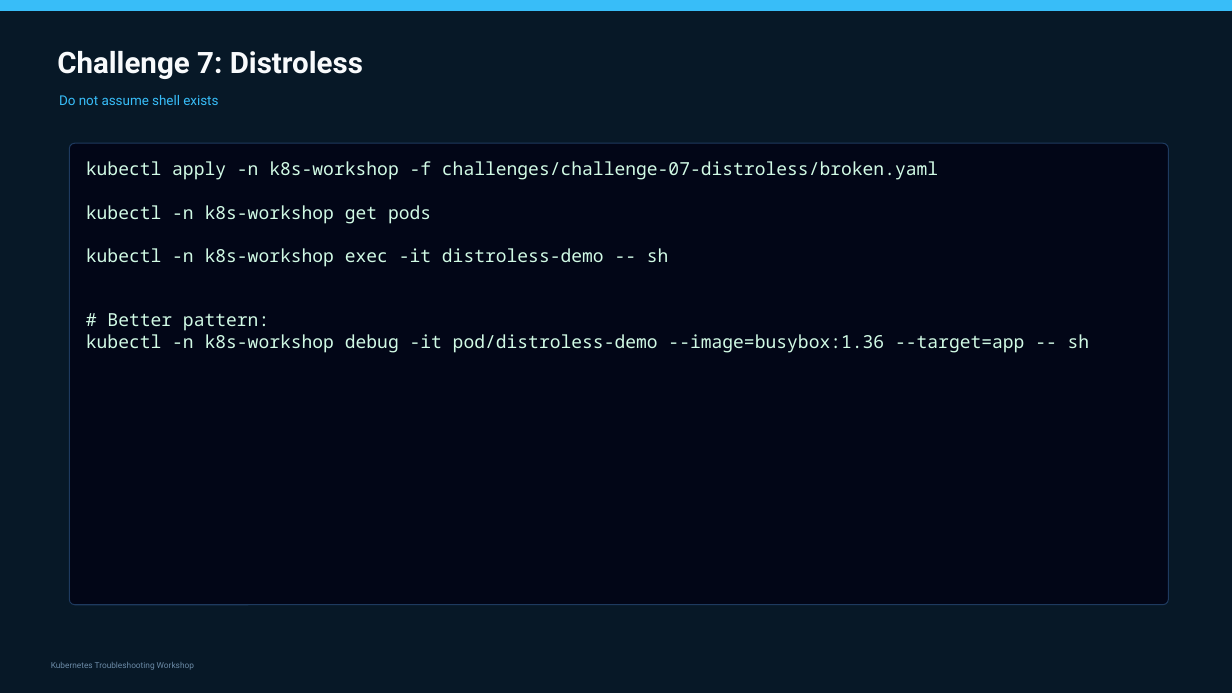
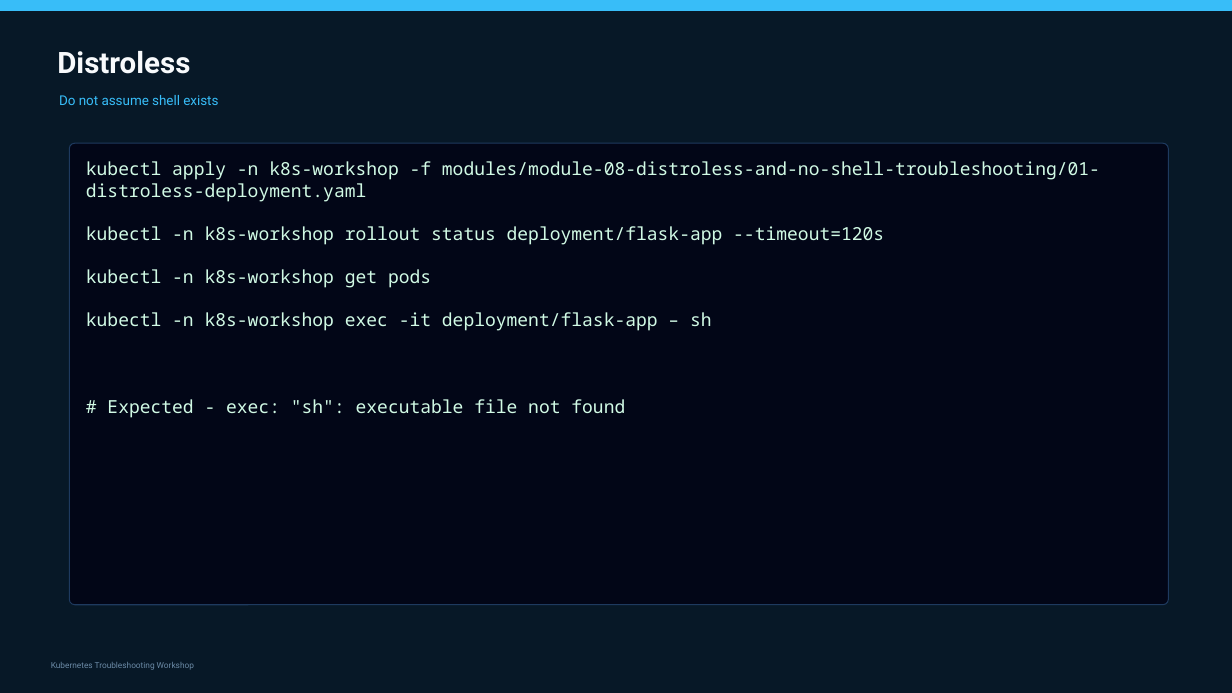
Before and after one commit to slaneslane/k8s-workshop-2, a slide deck: slide 88 of presentations/K8s_Troubleshooting_Workshop_FULL.pptx. Drawn at 1232x693 pixels with LibreOffice and Linux fonts; fonts in the diff are those of the drawing. Boxes give left, top, right and bottom in pixels: in the first picture for what was removed or moved away, otherwise in the second. Text is boxed around its words. In the diff, an @@ line names an element or a change of style, - is before the commit and + after.

Commit message:
Module 8

```diff
--- a/presentations/K8s_Troubleshooting_Workshop_FULL.pptx
+++ b/presentations/K8s_Troubleshooting_Workshop_FULL.pptx
@@ text at <box>57,51,190,74</box>: text changed @@
-Challenge 7: Distroless
+Distroless
@@ text at <box>86,161,1100,245</box>: text changed @@
-kubectl apply -n k8s-workshop -f challenges/challenge-07-distroless/broken.yaml
+kubectl apply -n k8s-workshop -f modules/module-08-distroless-and-no-shell-troubleshooting/01-distroless-deployment.yaml
+kubectl -n k8s-workshop rollout status deployment/flask-app --timeout=120s
@@ text at <box>86,312,712,418</box>: text changed @@
-kubectl -n k8s-workshop exec -it distroless-demo -- sh
-# Better pattern:
-kubectl -n k8s-workshop debug -it pod/distroless-demo --image=busybox:1.36 --target=app -- sh
+kubectl -n k8s-workshop exec -it deployment/flask-app – sh
+# Expected - exec: "sh": executable file not found
```
Also in this commit, not shown: 1 slide added, 2 other files.
